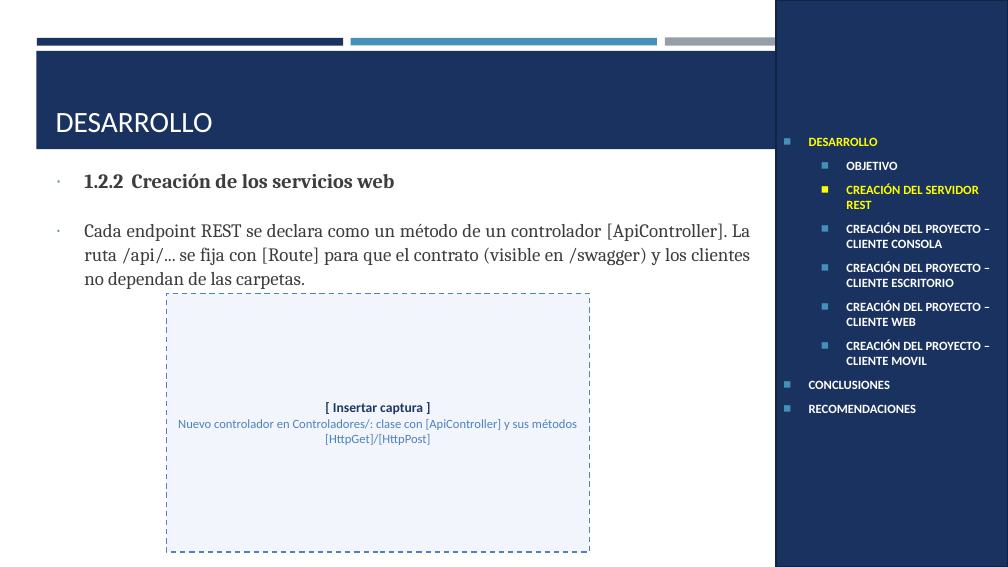
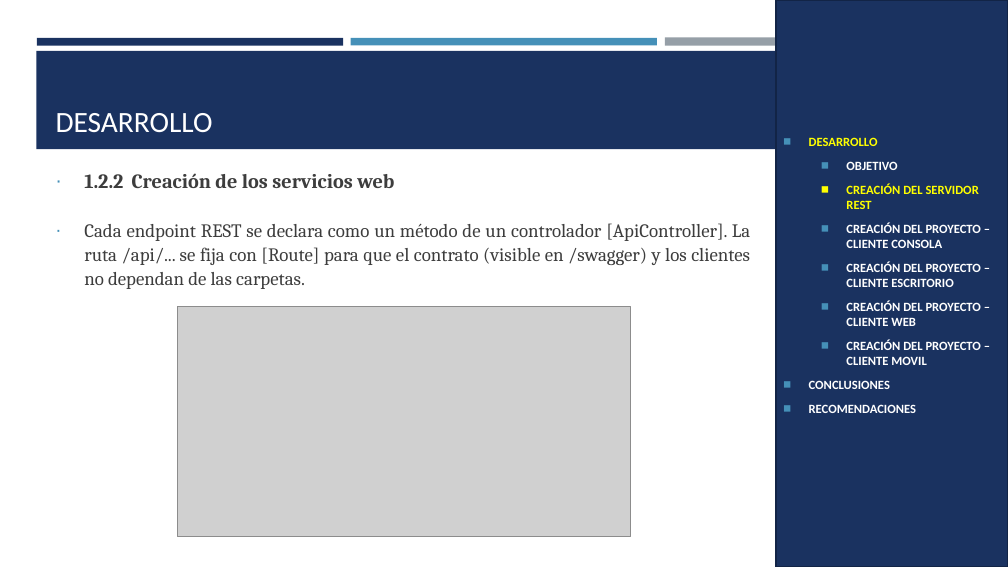
Before and after one commit to ldmoran/PAO202651_ARQSOFT_NRC36883, a slide deck: slide 8 of P1/TI.1.4. PAO202651_RESTFUL_DOTNET_SINBDD_NRC_36883_GR07/05. DOCUMENTACION/PRESENTACION TI.1.4. RESTFUL sin BDD en DOTNET GR07.pptx. Drawn at 1008x567 pixels with LibreOffice and Linux fonts; fonts in the diff are those of the drawing; grey boxes stand for pictures. Boxes give left, top, right and bottom in pixels: in the first picture for what was removed or moved away, otherwise in the second. Text is boxed around its words. In the diff, an @@ line names an element or a change of style, - is before the commit and + after.

```diff
--- a/P1/TI.1.4. PAO202651_RESTFUL_DOTNET_SINBDD_NRC_36883_GR07/05. DOCUMENTACION/PRESENTACION TI.1.4. RESTFUL sin BDD en DOTNET GR07.pptx
+++ b/P1/TI.1.4. PAO202651_RESTFUL_DOTNET_SINBDD_NRC_36883_GR07/05. DOCUMENTACION/PRESENTACION TI.1.4. RESTFUL sin BDD en DOTNET GR07.pptx
@@ rectangle removed at (x1=166, y1=293, x2=590, y2=552) @@
-[ Insertar captura ]
-Nuevo controlador en Controladores/: clase con [ApiController] y sus métodos [HttpGet]/[HttpPost]
@@ picture added at (x1=177, y1=306, x2=631, y2=537) @@
```
Also in this commit, not shown: 5 other slides changed, 12 other files.
